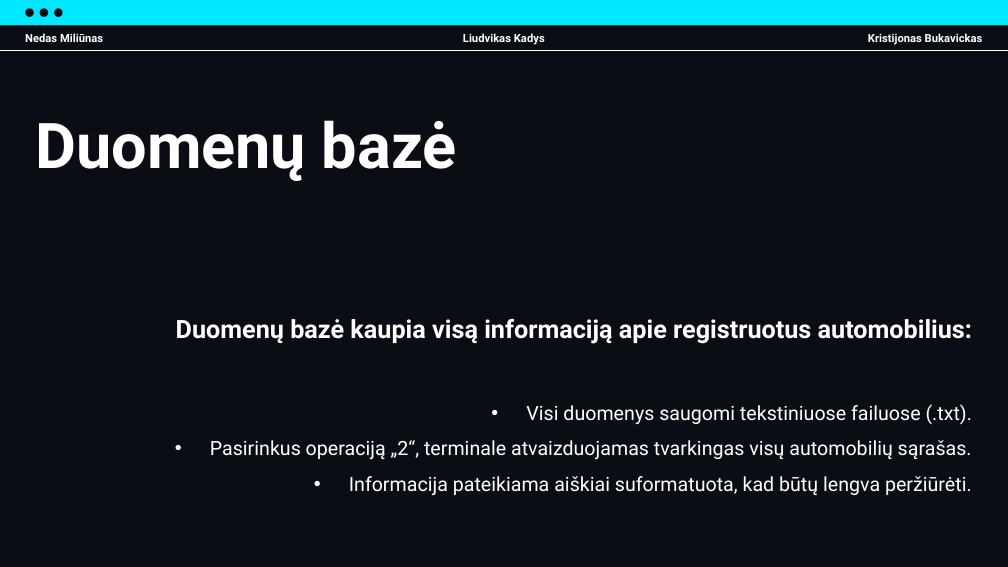
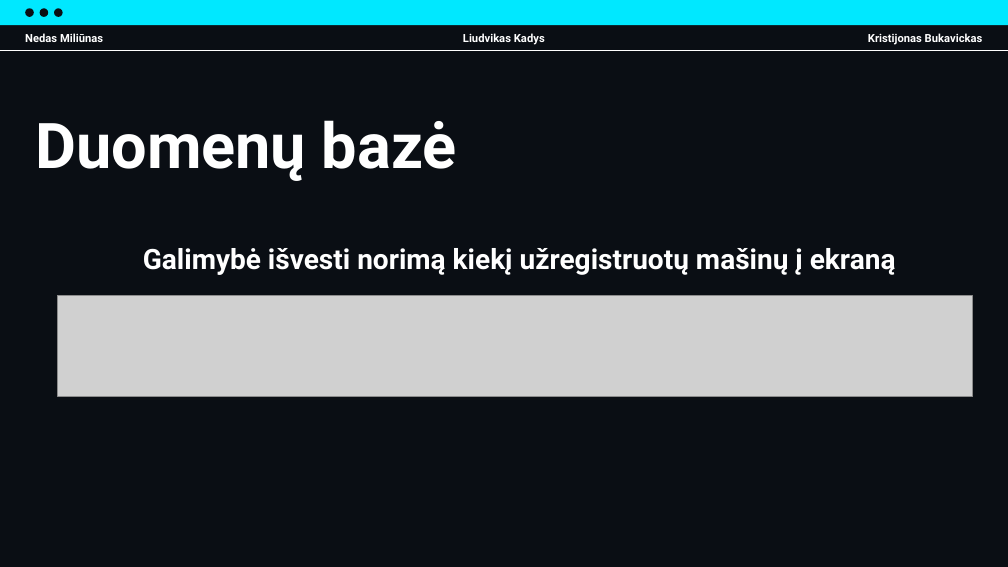
Before and after one commit to Rencikas/techas_2025, a slide deck: slide 9 of Prezentacijos/IT_Projektas_Final.pptx. Drawn at 1008x567 pixels with LibreOffice and Linux fonts; fonts in the diff are those of the drawing; grey boxes stand for pictures. Boxes give left, top, right and bottom in pixels: in the first picture for what was removed or moved away, otherwise in the second. Text is boxed around its words. In the diff, an @@ line names an element or a change of style, - is before the commit and + after.

```diff
--- a/Prezentacijos/IT_Projektas_Final.pptx
+++ b/Prezentacijos/IT_Projektas_Final.pptx
@@ subtitle at (x1=143, y1=248, x2=896, y2=275): text changed; size 14 to 20 pt; bold on @@
-Duomenų bazė kaupia visą informaciją apie registruotus automobilius:
-• Visi duomenys saugomi tekstiniuose failuose (.txt).
-• Pasirinkus operaciją „2“, terminale atvaizduojamas tvarkingas visų automobilių sąrašas.
-• Informacija pateikiama aiškiai suformatuota, kad būtų lengva peržiūrėti.
+Galimybė išvesti norimą kiekį užregistruotų mašinų į ekraną
@@ picture added at (x1=58, y1=295, x2=973, y2=396) @@
```
Also in this commit, not shown: 7 other slides changed, 1 slide added, 1 slide removed.
